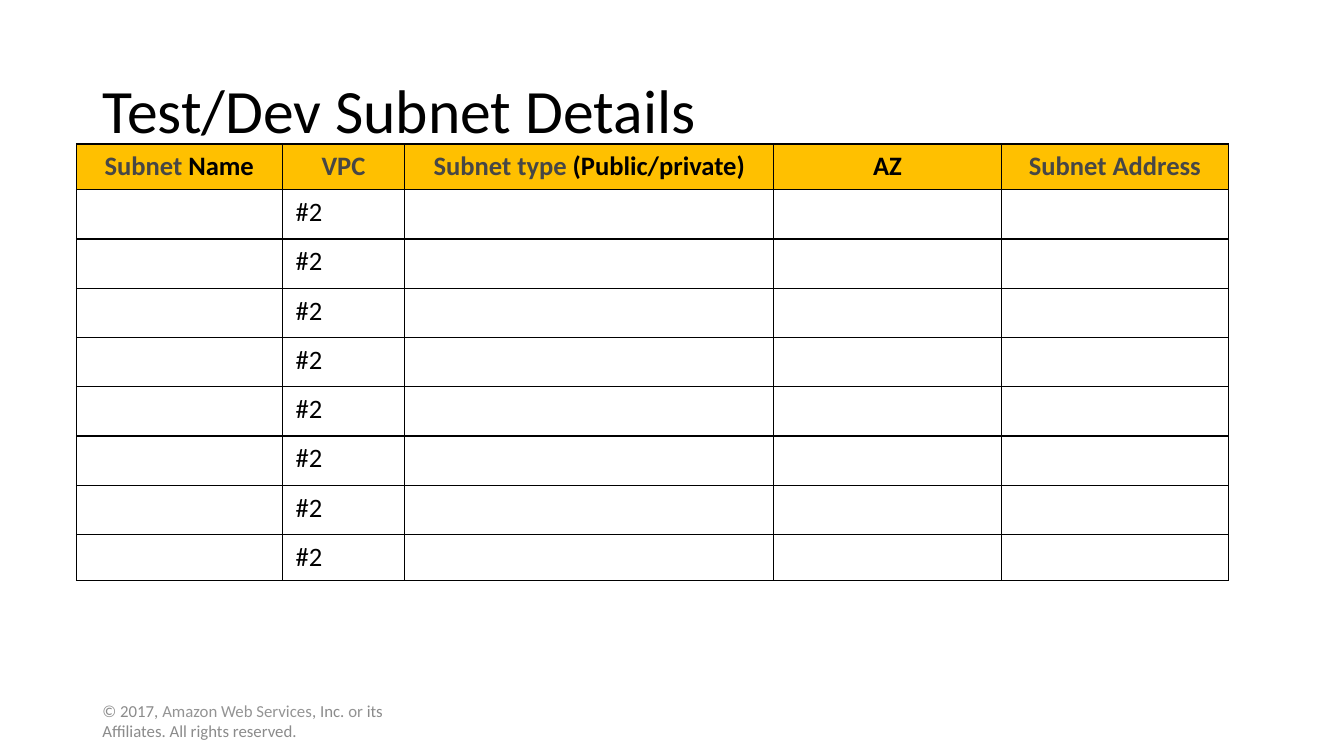
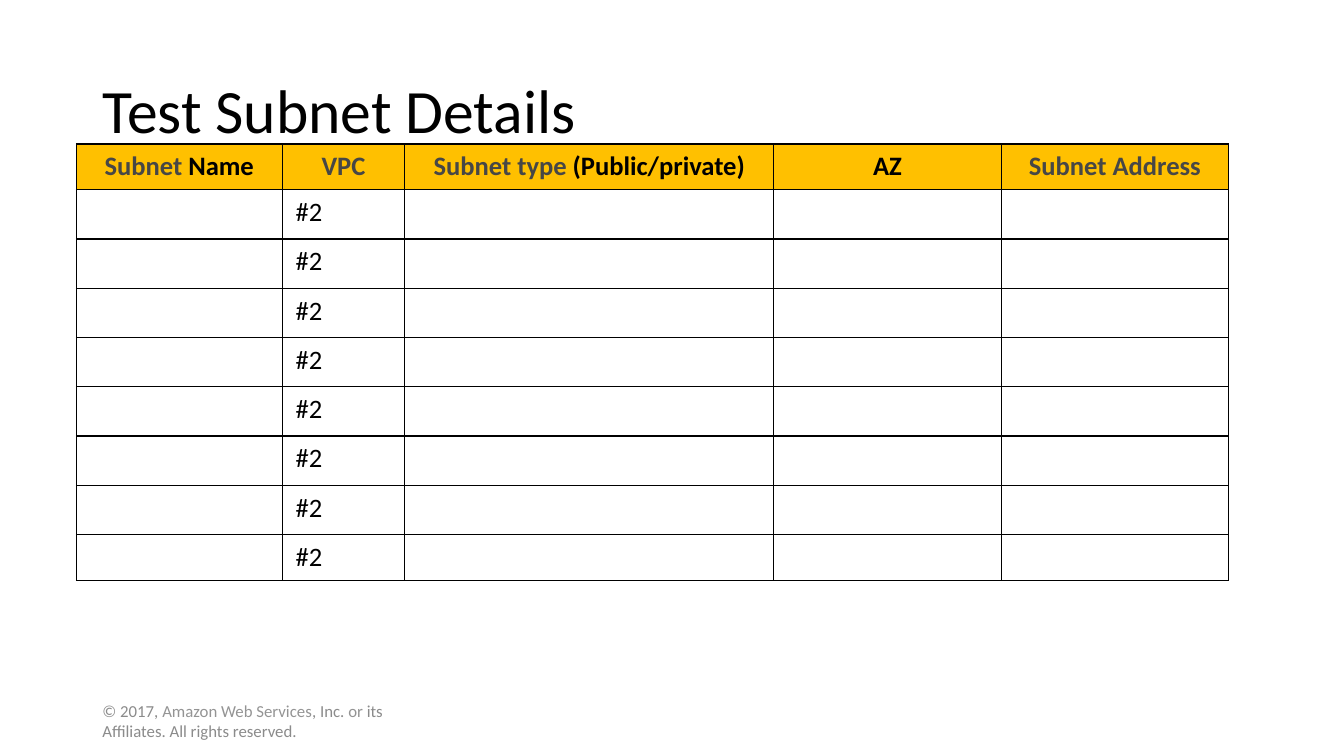
Before and after one commit to WilliamCareySemiColon/college_y3, a slide deck: slide 8 of Cloud_Computing/Labs/Assignment/part 1/solution temp.pptx. Drawn at 1344x756 pixels with LibreOffice and Linux fonts; fonts in the diff are those of the drawing. Boxes give left, top, right and bottom in pixels: in the first picture for what was removed or moved away, otherwise in the second. Text is boxed around its words. In the diff, an @@ line names an element or a change of style, - is before the commit and + after.

```diff
--- a/Cloud_Computing/Labs/Assignment/part 1/solution temp.pptx
+++ b/Cloud_Computing/Labs/Assignment/part 1/solution temp.pptx
@@ title at [102, 90, 576, 148]: text changed @@
-Test/Dev Subnet Details
+Test Subnet Details
```
Also in this commit, not shown: 3 other slides changed, 1 slide added, 21 other files.
